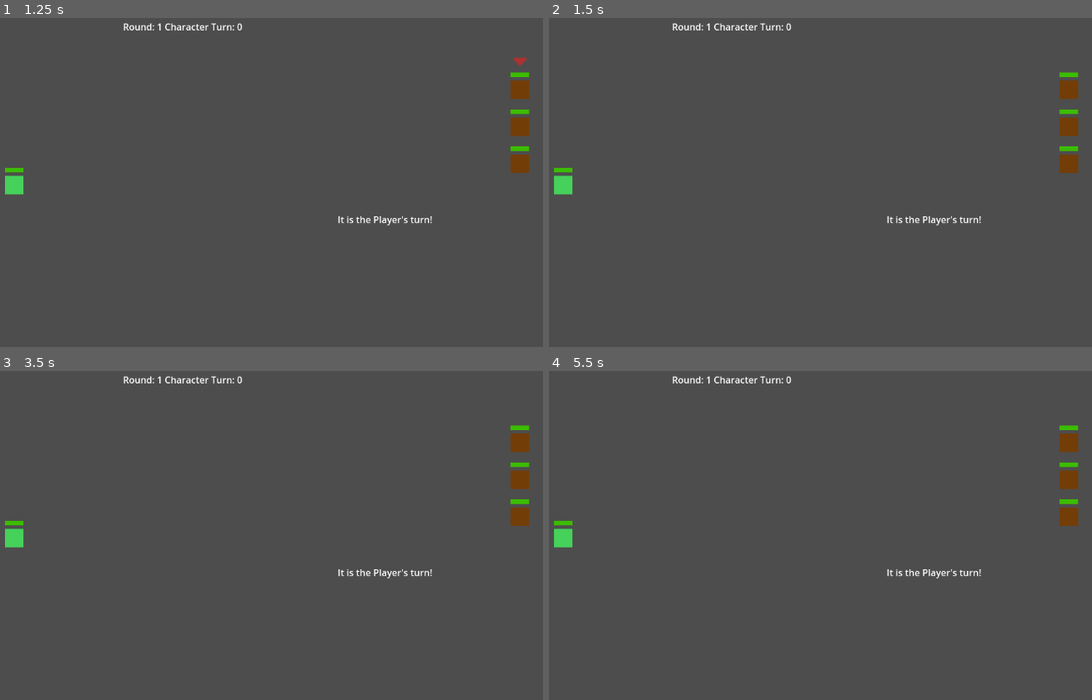
Above: before the commit, frames 1-4 (two rows, left to right).
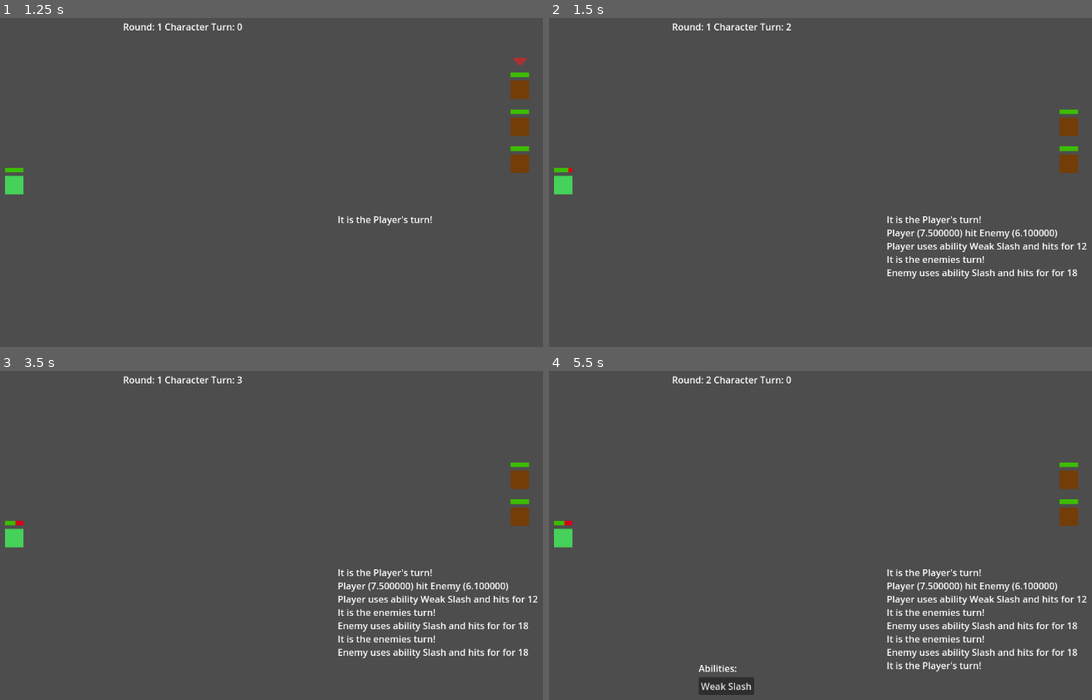
Above: after the commit, the same moments.

Repository: wildbeard/rpg
Game: Godot game, scene res://Scenes/Battle/BattleScene.tscn
Two runs of this game, one before a commit and one after it. Both use one fixed random seed, a clock stepped at 60 frames per second and the inputs below. The project has no main scene, so this scene is started directly.
Inputs:
- Up to frame 1 (1.25 s): click "Weak Slash" at 0.5 s
- Up to frame 2 (1.5 s): tap Enter (ui_accept) at 1.25 s; hold D (move_right, bound only after the commit) from 1.28 s (still down)
- Up to frame 3 (3.5 s): tap Enter (ui_accept) at 1.52, 2, 2.27, 2.75 s; release D (move_right, bound only after the commit) at 2.03 s; hold S (move_down, bound only after the commit) 2.03-2.78 s; hold D (move_right, bound only after the commit) from 2.78 s (still down)
- Up to frame 4 (5.5 s): release D (move_right, bound only after the commit) at 3.53 s; hold W (move_up, bound only after the commit) 3.53-4.28 s; tap Enter (ui_accept) at 3.77, 4.25, 4.52, 5, 5.27 s; hold A (move_left, bound only after the commit) from 4.28 s (still down)

Frame 1 is identical in both runs. In frame 2, 1.6% of the frame differs, in the area x 3-100%, y 1-80%; in frame 3, 2.2%; in frame 4, 2.9%, in the area x 2-100%, y 1-99%.
Error before the commit: Invalid call. Nonexistent function 'getHitChance' in base 'StaticBody2D (PlayerCharacter)'. (res://Scenes/Battle/BattleScene.gd:143)

Commit message:
A simple "overworld" scene where I can walk around and use inventory

Diff:
--- a/Scenes/Character.gd
+++ b/Scenes/Character.gd
@@ -37,3 +37,37 @@
 		enemies always returns an empty array even if there are enemies still alive.
 	"""
 	# queue_free()
+
+# levelDiff: Will be positive if defender is a higher level
+func getDodgeChance(dmgType: Ability.DamageType, levelDiff: int) -> float:
+	"""
+		@todo: Going to use a small % of your relevant stats to increase your dodge
+		chance + dex value. This may end up biting me in the ass. Who knows. The
+		idea is that you can still *sort of* dodge even if you're not going into
+		dex or speed.
+	"""
+	var chance: float = 1.0
+
+	# @todo: Obviously not the final numbers
+	if dmgType == Ability.DamageType.PHYSICAL:
+		chance += self.characterStats.strength * 0.35
+		chance += 2 + (self.characterStats.dexterity * 0.5)
+		chance += self.characterStats.speed * 0.05
+	else:
+		chance += self.characterStats.intelligence * 0.35
+		chance += 2 + (self.characterStats.dexterity * 0.5)
+		chance += self.characterStats.speed * 0.05
+
+	return chance + (levelDiff * 0.25)
+
+# levelDiff: Will be positive if attacker is a higher level
+func getHitChance(dmgType: Ability.DamageType, levelDiff: int) -> float:
+	var chance: float = 1.0
+
+	# @todo: Obviously not the final numbers
+	if dmgType == Ability.DamageType.PHYSICAL:
+		chance += self.characterStats.strength * 1.3
+	else:
+		chance += self.characterStats.intelligence * 1.3
+
+	return chance + (levelDiff * 0.5)
--- /dev/null
+++ b/Scenes/Overworld.gd
@@ -0,0 +1,4 @@
+extends Node2D
+
+func _ready() -> void:
+	pass # Replace with function body.
--- /dev/null
+++ b/Scenes/Overworld.tscn
@@ -0,0 +1,86 @@
+[gd_scene load_steps=6 format=3 uid="uid://bubxvbu66j4lx"]
+
+[ext_resource type="Script" path="res://Scenes/PlayerOverworld.gd" id="1_2xi48"]
+[ext_resource type="Script" path="res://Scenes/Overworld.gd" id="1_35vxi"]
+[ext_resource type="Texture2D" uid="uid://b7dyr8p0c3lq6" path="res://Assets/white-square.png" id="2_d7pie"]
+[ext_resource type="PackedScene" uid="uid://c5u0erd17k4id" path="res://Scenes/UI/Inventory/OverworldInventory.tscn" id="4_jsg3b"]
+[ext_resource type="PackedScene" uid="uid://ubl64gd04tjy" path="res://Scenes/UI/Inventory/InventorySlot.tscn" id="5_fo1ve"]
+
+[node name="Overworld" type="Node2D"]
+script = ExtResource("1_35vxi")
+
+[node name="CharacterBody2D" type="CharacterBody2D" parent="."]
+script = ExtResource("1_2xi48")
+
+[node name="Sprite2D" type="Sprite2D" parent="CharacterBody2D"]
+modulate = Color(0.275667, 0.820854, 0.354144, 1)
+position = Vector2(572, 317)
+texture = ExtResource("2_d7pie")
+
+[node name="InventoryUI" type="Control" parent="."]
+layout_mode = 3
+anchors_preset = 0
+offset_right = 40.0
+offset_bottom = 40.0
+
+[node name="Inventory" parent="InventoryUI" instance=ExtResource("4_jsg3b")]
+layout_mode = 0
+offset_left = 999.0
+offset_top = 495.0
+offset_right = 1149.0
+offset_bottom = 645.0
+
+[node name="GridContainer" type="Panel" parent="InventoryUI"]
+layout_mode = 0
+offset_left = 156.0
+offset_top = 222.0
+offset_right = 305.0
+offset_bottom = 409.0
+
+[node name="Head" parent="InventoryUI/GridContainer" instance=ExtResource("5_fo1ve")]
+layout_mode = 2
+offset_left = 59.0
+offset_top = 18.0
+offset_right = 91.0
+offset_bottom = 50.0
+slotType = 0
+
+[node name="Chest" parent="InventoryUI/GridContainer" instance=ExtResource("5_fo1ve")]
+layout_mode = 2
+offset_left = 59.0
+offset_top = 56.0
+offset_right = 91.0
+offset_bottom = 88.0
+slotType = 2
+
+[node name="OffHand" parent="InventoryUI/GridContainer" instance=ExtResource("5_fo1ve")]
+layout_mode = 2
+offset_left = 97.0
+offset_top = 56.0
+offset_right = 129.0
+offset_bottom = 88.0
+slotType = 7
+
+[node name="MainHand" parent="InventoryUI/GridContainer" instance=ExtResource("5_fo1ve")]
+layout_mode = 2
+offset_left = 22.0
+offset_top = 56.0
+offset_right = 54.0
+offset_bottom = 88.0
+slotType = 6
+
+[node name="Leg" parent="InventoryUI/GridContainer" instance=ExtResource("5_fo1ve")]
+layout_mode = 2
+offset_left = 59.0
+offset_top = 94.0
+offset_right = 91.0
+offset_bottom = 126.0
+slotType = 4
+
+[node name="Boot" parent="InventoryUI/GridContainer" instance=ExtResource("5_fo1ve")]
+layout_mode = 2
+offset_left = 59.0
+offset_top = 133.0
+offset_right = 91.0
+offset_bottom = 165.0
+slotType = 5
--- /dev/null
+++ b/Scenes/PlayerOverworld.gd
@@ -0,0 +1,18 @@
+extends CharacterBody2D
+
+const ACCELERATION: float = 1000.0
+const SPEED: float = 300.0
+
+func _physics_process(delta: float) -> void:
+	# Get the input direction and handle the movement/deceleration.
+	# As good practice, you should replace UI actions with custom gameplay actions.
+	var input: Vector2
+	input.x = Input.get_axis("move_left", "move_right")
+	input.y = Input.get_axis("move_up", "move_down")
+
+	if input != Vector2.ZERO:
+		velocity = velocity.move_toward(input.normalized() * SPEED, ACCELERATION * delta)
+	else:
+		velocity = velocity.move_toward(Vector2.ZERO, ACCELERATION * delta)
+
+	move_and_slide()
--- a/Scenes/UI/Inventory/Inventory.gd
+++ b/Scenes/UI/Inventory/Inventory.gd
@@ -12,4 +12,12 @@
 	item.texture = load("res://icon.svg")
 	item.isStackable = false
 
+	var ess = preload("res://Resources/Items/PureEssence.tres")
+	var sword = preload("res://Resources/Items/Sword.tres")
+	var hat = preload("res://Resources/Items/MagicHat.tres")
+
 	self.inventoryGrid.get_children()[0].setItem(item)
+	self.inventoryGrid.get_children()[2].setItem(ess)
+	self.inventoryGrid.get_children()[3].setItem(ess)
+	self.inventoryGrid.get_children()[5].setItem(sword)
+	self.inventoryGrid.get_children()[8].setItem(hat)
--- a/project.godot
+++ b/project.godot
@@ -18,6 +18,29 @@
 
 GlobalPlayerStats="*res://Scripts/PlayerStats.gd"
 
+[input]
+
+move_up={
+"deadzone": 0.5,
+"events": [Object(InputEventKey,"resource_local_to_scene":false,"resource_name":"","device":-1,"window_id":0,"alt_pressed":false,"shift_pressed":false,"ctrl_pressed":false,"meta_pressed":false,"pressed":false,"keycode":0,"physical_keycode":87,"key_label":0,"unicode":119,"echo":false,"script":null)
+]
+}
+move_left={
+"deadzone": 0.5,
+"events": [Object(InputEventKey,"resource_local_to_scene":false,"resource_name":"","device":-1,"window_id":0,"alt_pressed":false,"shift_pressed":false,"ctrl_pressed":false,"meta_pressed":false,"pressed":false,"keycode":0,"physical_keycode":65,"key_label":0,"unicode":97,"echo":false,"script":null)
+]
+}
+move_right={
+"deadzone": 0.5,
+"events": [Object(InputEventKey,"resource_local_to_scene":false,"resource_name":"","device":-1,"window_id":0,"alt_pressed":false,"shift_pressed":false,"ctrl_pressed":false,"meta_pressed":false,"pressed":false,"keycode":0,"physical_keycode":68,"key_label":0,"unicode":100,"echo":false,"script":null)
+]
+}
+move_down={
+"deadzone": 0.5,
+"events": [Object(InputEventKey,"resource_local_to_scene":false,"resource_name":"","device":-1,"window_id":0,"alt_pressed":false,"shift_pressed":false,"ctrl_pressed":false,"meta_pressed":false,"pressed":false,"keycode":0,"physical_keycode":83,"key_label":0,"unicode":115,"echo":false,"script":null)
+]
+}
+
 [rendering]
 
 renderer/rendering_method="gl_compatibility"
